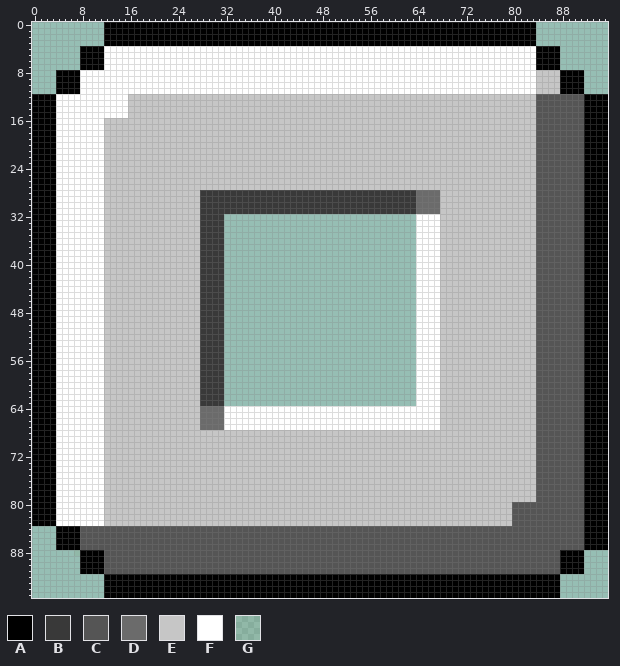
Sprite sheet -- public/images/menu-border.png. Above, as it was before the edit.
The file is 96x96 pixels. Pixels under 10% opacity are left out.
Palette (. is transparent): A #000000  B #393939  C #555555  D #6b6b6b  E #c6c6c6  F #ffffff  G #63803d1a
The same view after the edit:
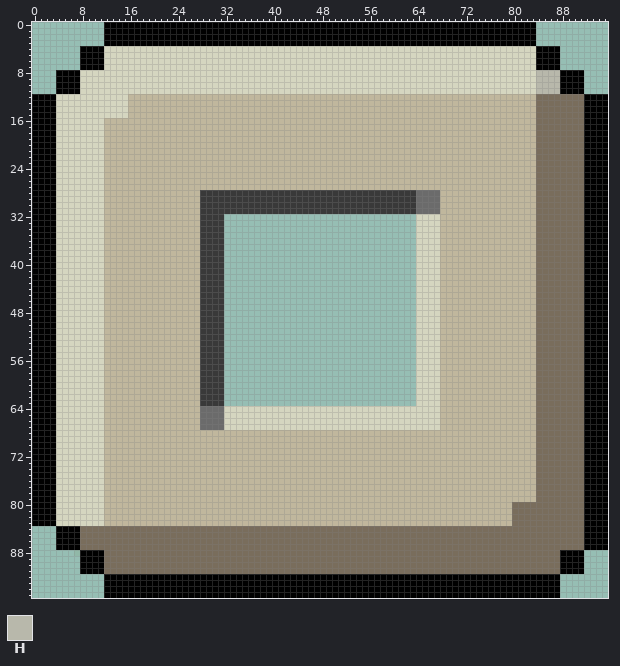
Colours new in this view: H #b8b8ab
Changes in this commit:
@@ palette @@
-C #555555
+C #796d5c
-E #c6c6c6
+E #c0b79d
-F #ffffff
+F #d5d6c0
@@ x 82..89 @@
  7 FFAAAA..
- 8 FFEEEEAA
- 9 FFEEEEAA
-10 FFEEEEAA
-11 FFEEEEAA
+ 8 FFHHHHAA
+ 9 FFHHHHAA
+10 FFHHHHAA
+11 FFHHHHAA
 12 EECCCCCC
Where, in picture pixels (left, top, right, bottom), the same in both pictures:
changed: (56, 46, 584, 574)
